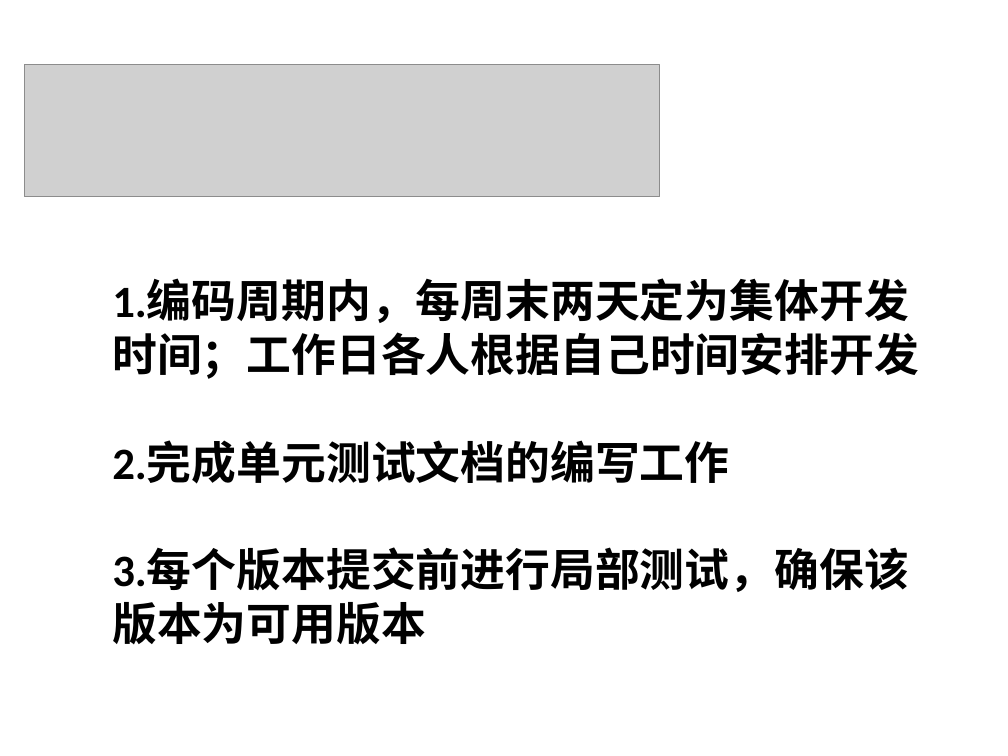
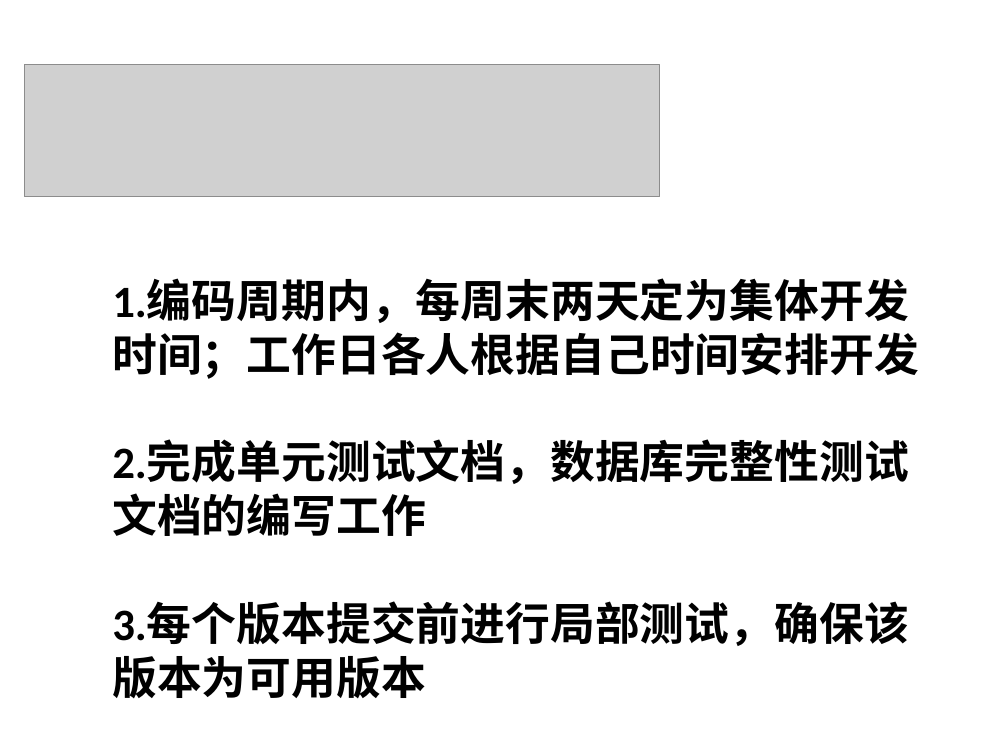
Before and after one commit to yaxing/sherry-forus, a slide deck: slide 4 of 项目相关文档/Sherry/项目监控/项目进展报告/项目报告_2009-11-19_Forus.ppt. Drawn at 1008x756 pixels with LibreOffice and Linux fonts; fonts in the diff are those of the drawing; grey boxes stand for pictures; background and template pictures are left out. Boxes give left, top, right and bottom in pixels: in the first picture for what was removed or moved away, otherwise in the second. Text is boxed around its words. In the diff, an @@ line names an element or a change of style, - is before the commit and + after.

```diff
--- a/项目相关文档/Sherry/项目监控/项目进展报告/项目报告_2009-11-19_Forus.ppt
+++ b/项目相关文档/Sherry/项目监控/项目进展报告/项目报告_2009-11-19_Forus.ppt
@@ text at bbox=[112, 441, 909, 536]: text changed @@
-2.完成单元测试文档的编写工作
+2.完成单元测试文档，数据库完整性测试文档的编写工作
```
Also in this commit, not shown: 1 other slide changed.
